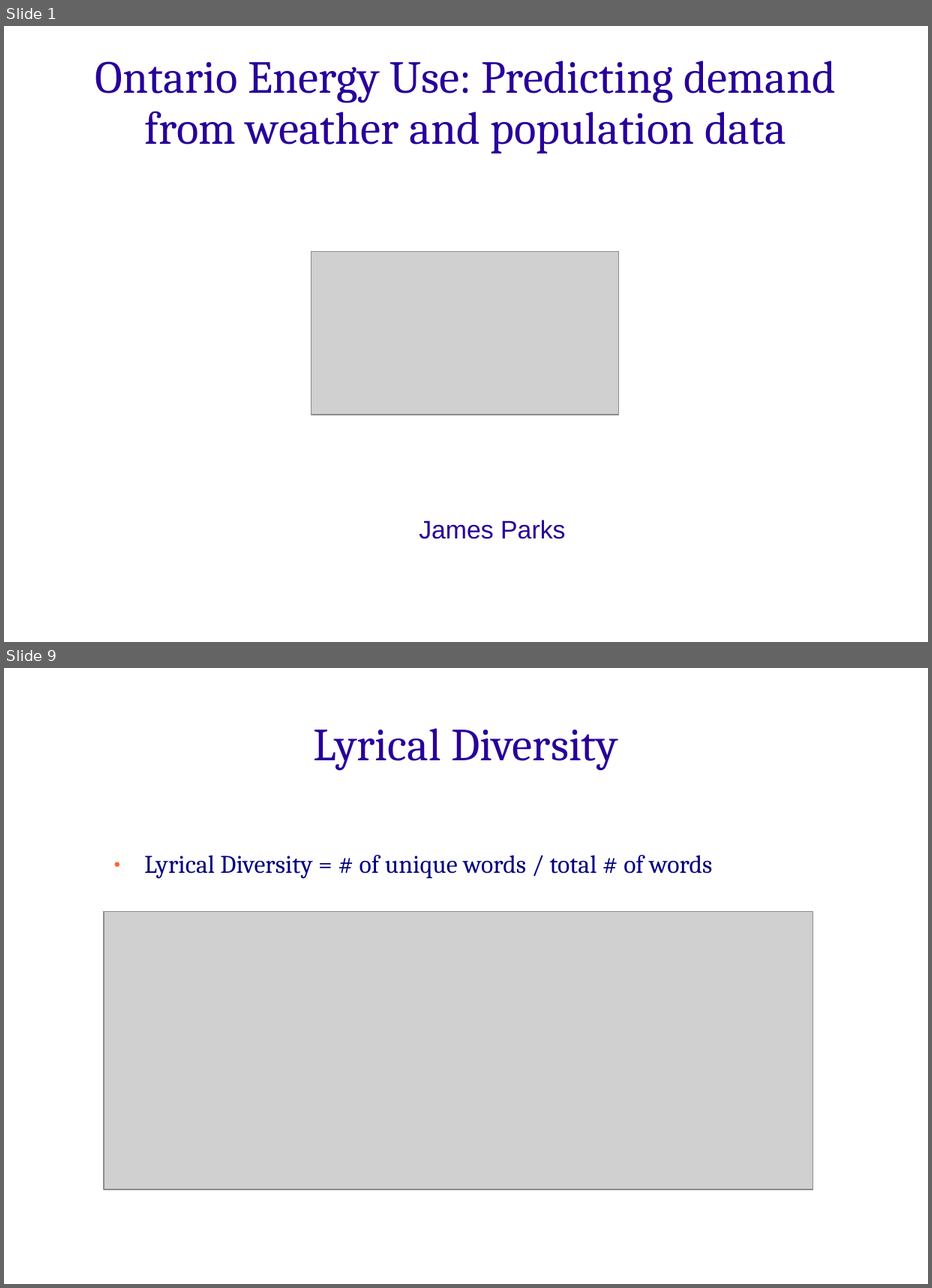
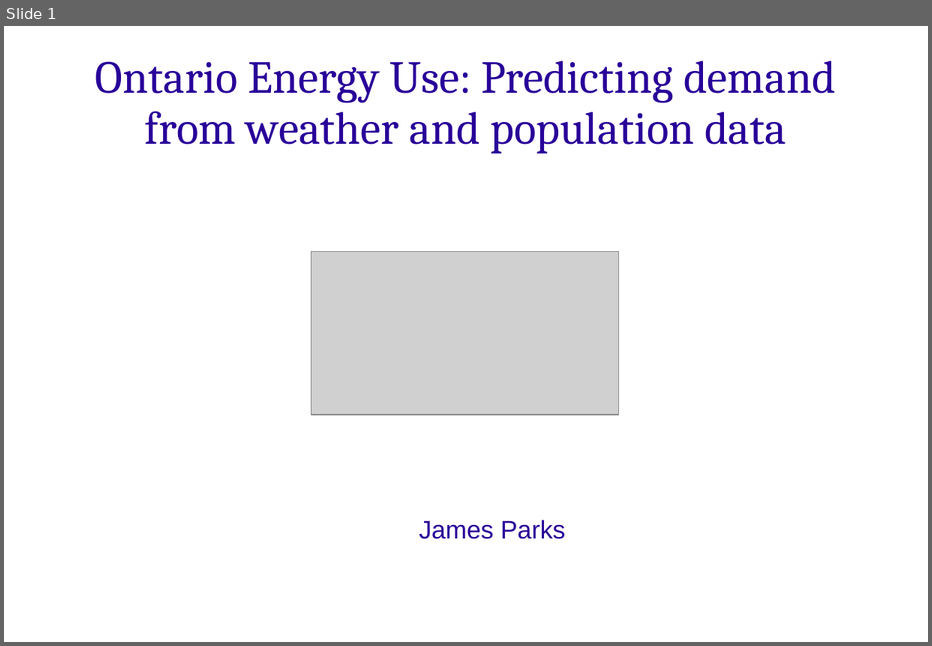
Before and after one commit to james-parks/Project2, a slide deck: capstone_project_presentation_energy.ppt. Shown one above the other, each under a label of ours: slides 1 and 9 before the commit, slide 1 after it; the slides between them are not shown. The pictures are 932x1288 and 932x646 pixels, drawn with LibreOffice and Linux fonts; fonts in the diff are those of the drawing; grey boxes stand for pictures; background and template pictures are left out. Boxes give left, top, right and bottom in pixels: in the first picture for what was removed or moved away, otherwise in the second. Text is boxed around its words. In the diff, an @@ line names an element or a change of style, - is before the commit and + after.

```diff
--- a/capstone_project_presentation_energy.ppt
+++ b/capstone_project_presentation_energy.ppt
@@ slide 9 removed at [4, 668, 928, 1284], background picture (left out) @@
@@ text removed at [314, 728, 618, 771] @@
-Lyrical Diversity
@@ text removed at [144, 855, 712, 879] @@
-● Lyrical Diversity = # of unique words / total # of words
@@ picture removed at [104, 912, 813, 1189] @@
```
Also in this commit, not shown: 1 slide changed, 10 slides added, 11 other slides removed, 2 other files.
